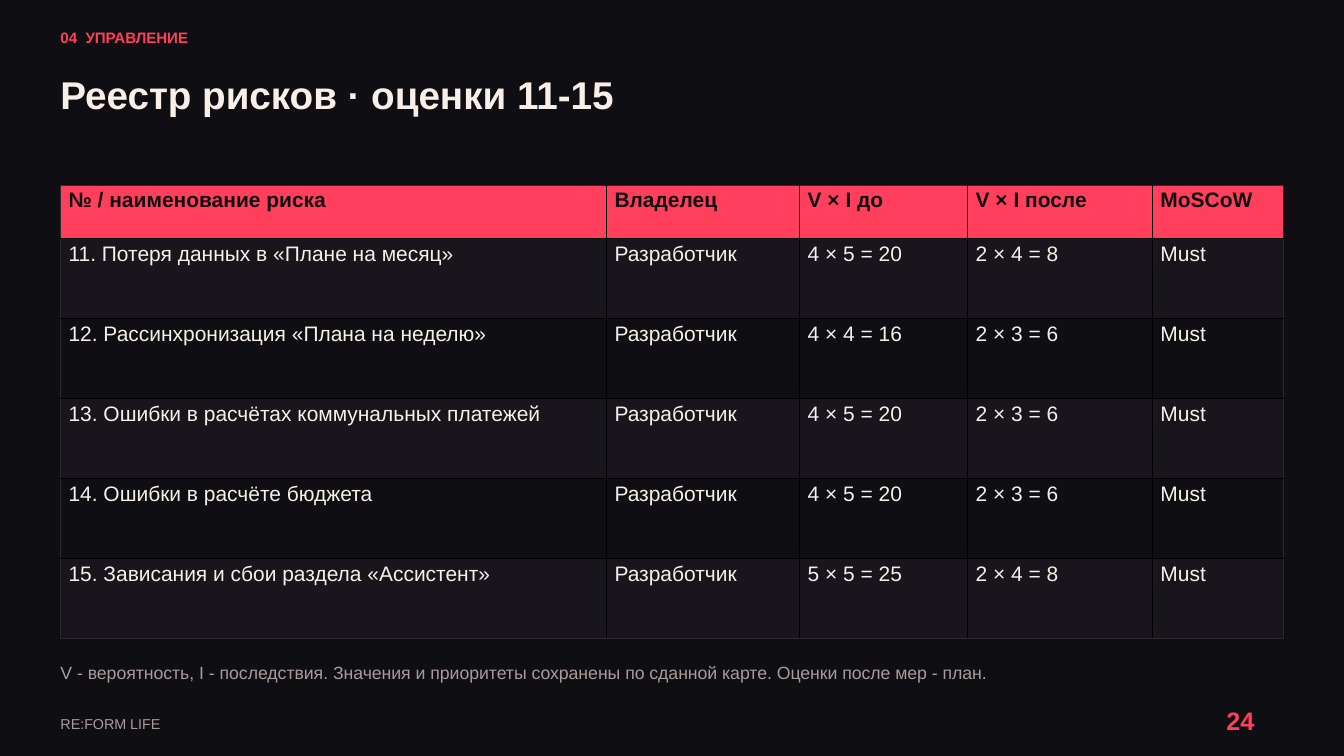
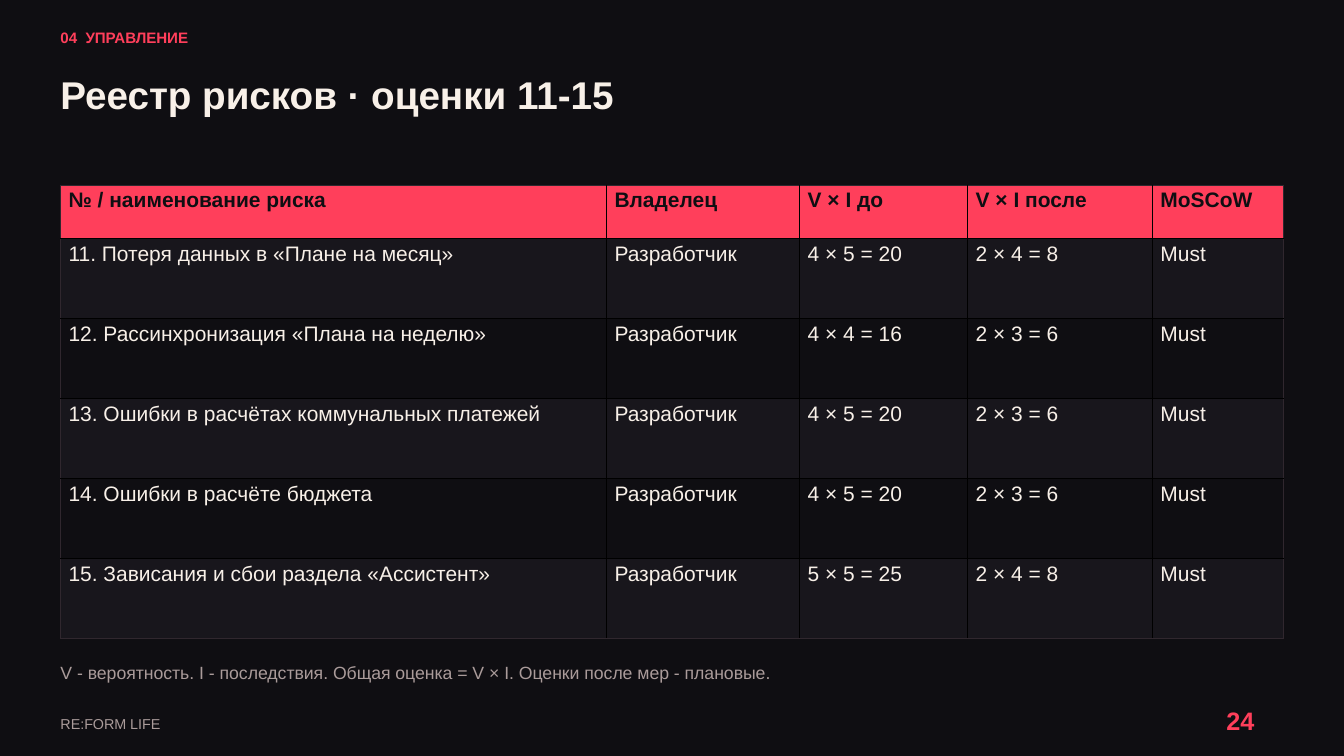
Before and after one commit to kartaamigo/RE-FORM-LIFE, a slide deck: slide 24 of docs/project-plan/RE_FORM_LIFE_Reviewed_Design.pptx. Drawn at 1344x756 pixels with LibreOffice and Linux fonts; fonts in the diff are those of the drawing. Boxes give left, top, right and bottom in pixels: in the first picture for what was removed or moved away, otherwise in the second. Text is boxed around its words. In the diff, an @@ line names an element or a change of style, - is before the commit and + after.

```diff
--- a/docs/project-plan/RE_FORM_LIFE_Reviewed_Design.pptx
+++ b/docs/project-plan/RE_FORM_LIFE_Reviewed_Design.pptx
@@ text at [60,666,771,683]: text changed @@
-V - вероятность, I - последствия. Значения и приоритеты сохранены по сданной карте. Оценки после мер - план.
+V - вероятность. I - последствия. Общая оценка = V × I. Оценки после мер - плановые.
```
Also in this commit, not shown: 7 other slides changed, 1 other file.
